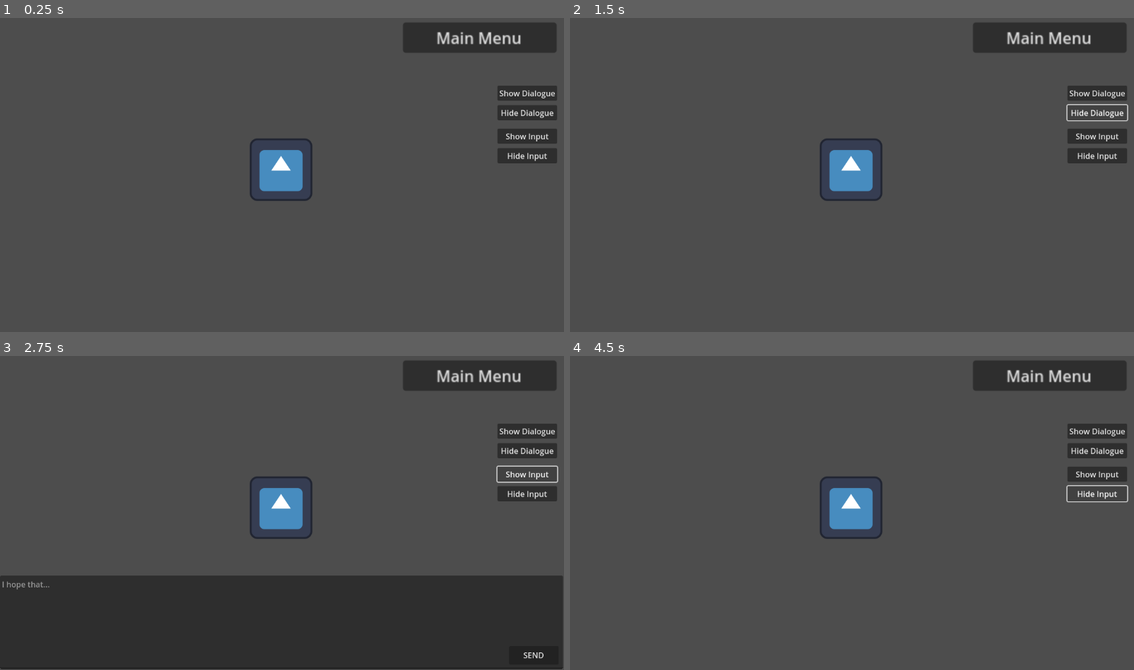
Above: before the commit, frames 1-4 (two rows, left to right).
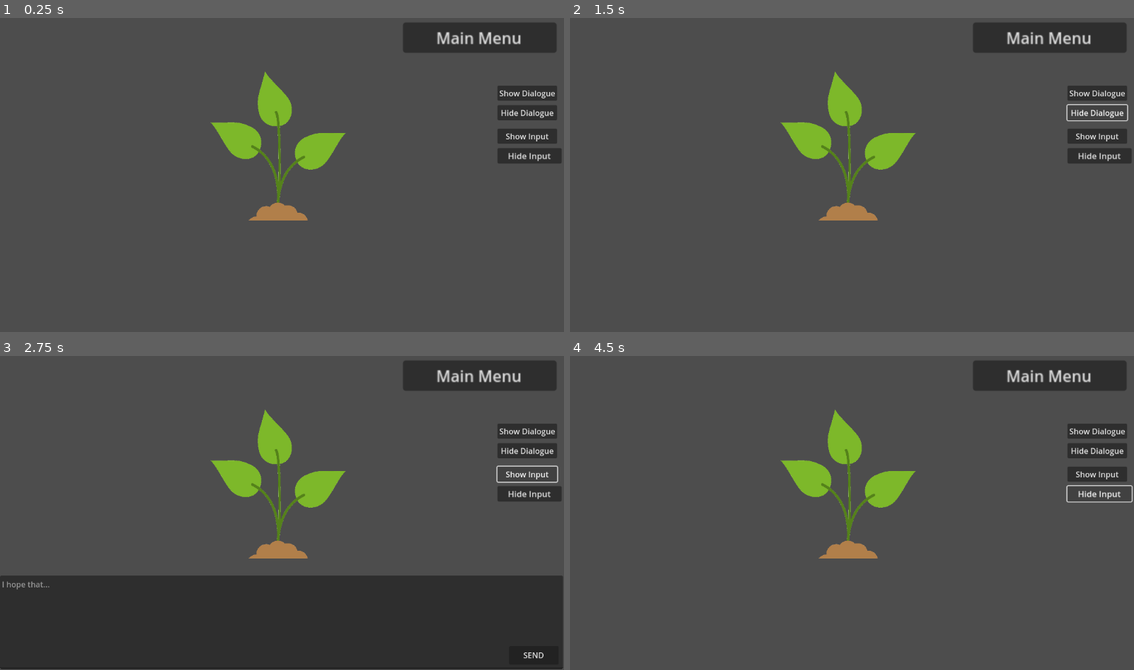
Above: after the commit, the same moments.

Repository: gringames/fem-devs-jam-24
Game: Godot game, scene res://Game/game.tscn
Same seed, same stepped clock (60 frames per second), same inputs: the game is played once before the commit and once after it. The engine's default icon, where the game draws it, is replaced by a stand-in: a white triangle on a blue panel in a dark square.
Inputs (mouse positions are in pixels of both pictures, inside the frame that each line leads up to):
- Up to frame 1 (0.25 s): no input
- Up to frame 2 (1.5 s): click "Show Dialogue" at 0.5 s; click "Hide Dialogue" at 1.25 s
- Up to frame 3 (2.75 s): click "Show Input" at 2 s
- Up to frame 4 (4.5 s): click (852, 622) at 2.77 s; type "Alex" at 2.85 s; click "SEND" at 3.5 s; click "Hide Input" at 4.25 s

The runs differ from the first frame. In frame 1, 3.8% of the frame differs, in the area x 37-100%, y 17-65%; in frame 2, 3.8%; in frame 3, 3.8%; in frame 4, 3.9%.

Commit message:
started day cycle

Diff:
--- a/femdevsjam24/Features/Clickable.tscn
+++ b/femdevsjam24/Features/ClickableObjects/Clickable.tscn
@@ -1,6 +1,6 @@
 [gd_scene load_steps=3 format=3 uid="uid://cr8ow5elky823"]
 
-[ext_resource type="Script" path="res://Features/clickable.gd" id="1_tgf4q"]
+[ext_resource type="Script" path="res://Features/ClickableObjects/clickable.gd" id="1_tgf4q"]
 
 [sub_resource type="RectangleShape2D" id="RectangleShape2D_0i8k3"]
 
--- a/femdevsjam24/Features/clickable.gd
+++ b/femdevsjam24/Features/ClickableObjects/clickable.gd
@@ -1,5 +1,6 @@
 extends Node
 class_name Clickable
+
 
 ### Signals -------------------------------------------------------------------------------------------
 
@@ -46,7 +47,6 @@
 		return
 	is_mouse_holding_me = true
 	emit_signal("mouse_clicked_on_object")
-	print("clicked on ", name)
 
 
 func _on_mouse_released() -> void:
--- /dev/null
+++ b/femdevsjam24/Features/ClickableObjects/on_click_behavior.tscn
@@ -0,0 +1,6 @@
+[gd_scene load_steps=2 format=3 uid="uid://fk0c5ukfm27a"]
+
+[ext_resource type="Script" path="res://Features/ClickableObjects/on_click_behaviour.gd" id="1_qagsw"]
+
+[node name="OnClickBehavior" type="Node"]
+script = ExtResource("1_qagsw")
--- /dev/null
+++ b/femdevsjam24/Features/ClickableObjects/on_click_behaviour.gd
@@ -0,0 +1,5 @@
+extends Node
+class_name OnClickBehavior
+
+func on_click() -> void:
+	print("click")
--- /dev/null
+++ b/femdevsjam24/Features/Plant/plant.gd
@@ -0,0 +1,19 @@
+extends Node2D
+
+var clickable: Clickable
+
+var plant_state: Plants.States = Plants.States.PotSeed
+
+
+func _ready() -> void:
+	clickable = $Clickable
+	clickable.connect("mouse_clicked_on_object", _on_clicked)
+
+
+func _process(delta: float) -> void:
+	pass
+
+
+func _on_clicked() -> void:
+	print("plant was clicked")
+	# TODO:make task be executed
--- /dev/null
+++ b/femdevsjam24/Features/Plant/plant.tscn
@@ -0,0 +1,16 @@
+[gd_scene load_steps=4 format=3 uid="uid://diix6rtcrr4eq"]
+
+[ext_resource type="Texture2D" uid="uid://blyy4qi2sj1ex" path="res://Art/plant_mock.png" id="1_bwjm0"]
+[ext_resource type="Script" path="res://Features/Plant/plant.gd" id="1_cwib7"]
+[ext_resource type="PackedScene" uid="uid://cr8ow5elky823" path="res://Features/ClickableObjects/Clickable.tscn" id="2_ymos1"]
+
+[node name="Plant" type="Node2D"]
+script = ExtResource("1_cwib7")
+
+[node name="PlantMock" type="Sprite2D" parent="."]
+scale = Vector2(0.30531, 0.30531)
+texture = ExtResource("1_bwjm0")
+
+[node name="Clickable" parent="." instance=ExtResource("2_ymos1")]
+position = Vector2(0, -16)
+scale = Vector2(13.68, 15.7235)
--- /dev/null
+++ b/femdevsjam24/Features/Plant/plant_states.gd
@@ -0,0 +1,12 @@
+extends Node
+class_name Plants
+
+enum States {
+	PotSeed,
+	Sapling,
+	Little,
+	Medium,
+	Big,
+	Blossom,
+	Withered
+}
--- /dev/null
+++ b/femdevsjam24/Features/day_cycle/day_manager.gd
@@ -0,0 +1,63 @@
+extends Node
+class_name DayManager
+
+## will be an object in game scene -> set up all information needed for days
+
+var day_info: Dictionary = {
+	0 : {
+		"tasks": ["plant the seed"],
+		"calls": [],
+	},
+	1 : {
+		"tasks": ["water the seed", "look around"],
+		"calls": ["Good Morning. WElcome to the bunkeer"],
+	},
+	2 : {
+		"tasks": [],
+		"calls": [],
+	},
+	3 : {
+		"tasks": [],
+		"calls": [],
+	},
+	4 : {
+		"tasks": [],
+		"calls": [],
+	},
+	5 : {
+		"tasks": [],
+		"calls": [],
+	},
+	6 : {
+		"tasks": [],
+		"calls": [],
+	},
+	7 : {
+		"tasks": [],
+		"calls": [],
+	}
+}
+
+var current_day: int = 0
+
+func _ready() -> void:
+	_next_day()
+	_next_day()
+
+
+func _next_day() -> void:
+	print("current day: ", current_day)
+	_process_tasks_and_calls()
+	current_day += 1
+
+
+func _process_tasks_and_calls() -> void:
+	if day_info[current_day]["calls"].is_empty():
+		print("no calls today")
+	else:
+		print("calls:", day_info[current_day]["calls"])
+
+	if day_info[current_day]["tasks"].is_empty():
+		print("no tasks today")
+	else:
+		print("tasks:", day_info[current_day]["tasks"])
--- a/femdevsjam24/Game/game.tscn
+++ b/femdevsjam24/Game/game.tscn
@@ -1,33 +1,17 @@
 [gd_scene load_steps=7 format=3 uid="uid://b2ffyvuyqw2vg"]
 
-[ext_resource type="Texture2D" uid="uid://bid6vm5e80ew7" path="res://icon.svg" id="1_u2k15"]
-[ext_resource type="PackedScene" uid="uid://cr8ow5elky823" path="res://Features/Clickable.tscn" id="2_iins4"]
 [ext_resource type="Script" path="res://Buttons/open_scene.gd" id="3_k2dps"]
 [ext_resource type="Script" path="res://Game/game_manager.gd" id="4_gshi3"]
 [ext_resource type="PackedScene" uid="uid://dji4jtqq2jpyq" path="res://Text/Input/text_input.tscn" id="5_ue57g"]
+[ext_resource type="Script" path="res://Features/day_cycle/day_manager.gd" id="6_i1hnc"]
+[ext_resource type="PackedScene" uid="uid://diix6rtcrr4eq" path="res://Features/Plant/plant.tscn" id="6_ownbs"]
 [ext_resource type="PackedScene" uid="uid://d277a41su2sdk" path="res://Text/Box/text_box.tscn" id="6_rjoll"]
 
 [node name="Game" type="Node2D"]
 
-[node name="Manager" type="Node" parent="." node_paths=PackedStringArray("text_box", "text_input", "button_show_box", "button_hide_box", "button_show_input", "button_hide_input")]
-script = ExtResource("4_gshi3")
-text_box = NodePath("../TextBox")
-text_input = NodePath("../TextInput")
-button_show_box = NodePath("../ButtonShowBox")
-button_hide_box = NodePath("../ButtonHideBox")
-button_show_input = NodePath("../ButtonShowInput")
-button_hide_input = NodePath("../ButtonHideInput")
-
 [node name="TextBox" parent="." instance=ExtResource("6_rjoll")]
 
 [node name="TextInput" parent="." instance=ExtResource("5_ue57g")]
-
-[node name="Icon" type="Sprite2D" parent="."]
-position = Vector2(574, 316)
-texture = ExtResource("1_u2k15")
-
-[node name="Clickable" parent="Icon" instance=ExtResource("2_iins4")]
-scale = Vector2(6.92, 6.96)
 
 [node name="MainMenuButton" type="Button" parent="."]
 anchors_preset = 1
@@ -71,4 +55,22 @@
 offset_top = 272.0
 offset_right = 1138.0
 offset_bottom = 303.0
+scale = Vector2(1.07534, 1.01248)
 text = "Hide Input"
+
+[node name="Plant" parent="." instance=ExtResource("6_ownbs")]
+position = Vector2(568, 280)
+
+[node name="Logic" type="Node" parent="."]
+
+[node name="MockManager" type="Node" parent="Logic" node_paths=PackedStringArray("text_box", "text_input", "button_show_box", "button_hide_box", "button_show_input", "button_hide_input")]
+script = ExtResource("4_gshi3")
+text_box = NodePath("../../TextBox")
+text_input = NodePath("../../TextInput")
+button_show_box = NodePath("../../ButtonShowBox")
+button_hide_box = NodePath("../../ButtonHideBox")
+button_show_input = NodePath("../../ButtonShowInput")
+button_hide_input = NodePath("../../ButtonHideInput")
+
+[node name="DayManager" type="Node" parent="Logic"]
+script = ExtResource("6_i1hnc")
Binary file added: femdevsjam24/Art/plant_mock.png
Not shown, added: femdevsjam24/Art/plant_mock.png.import
